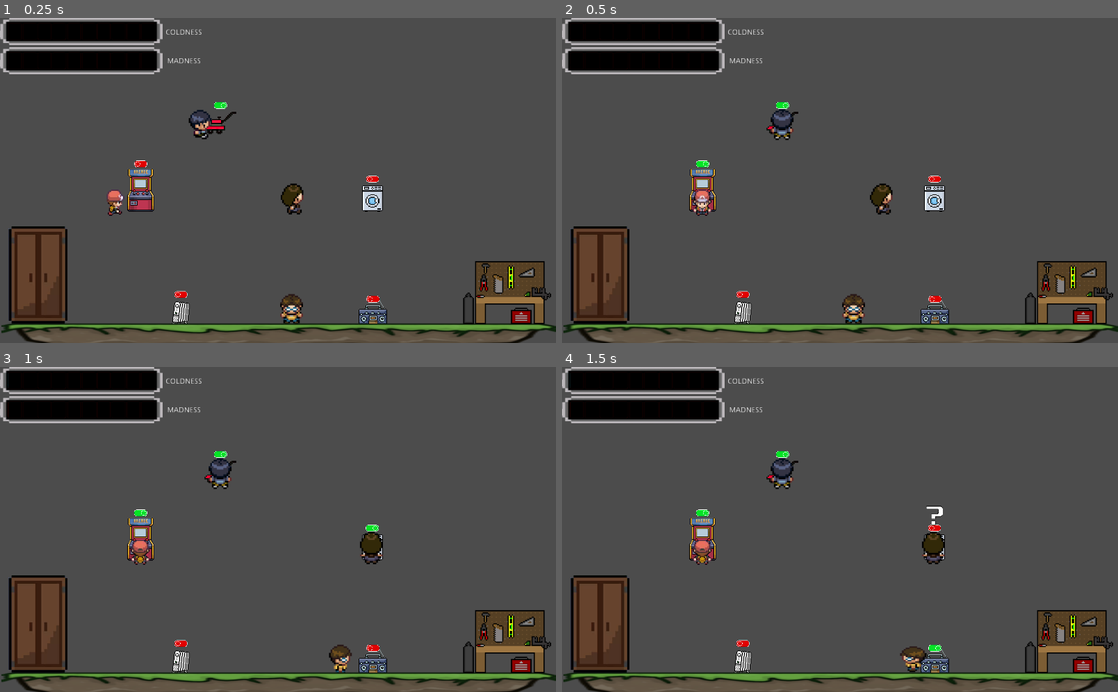
Above: before the commit, frames 1-4 (two rows, left to right).
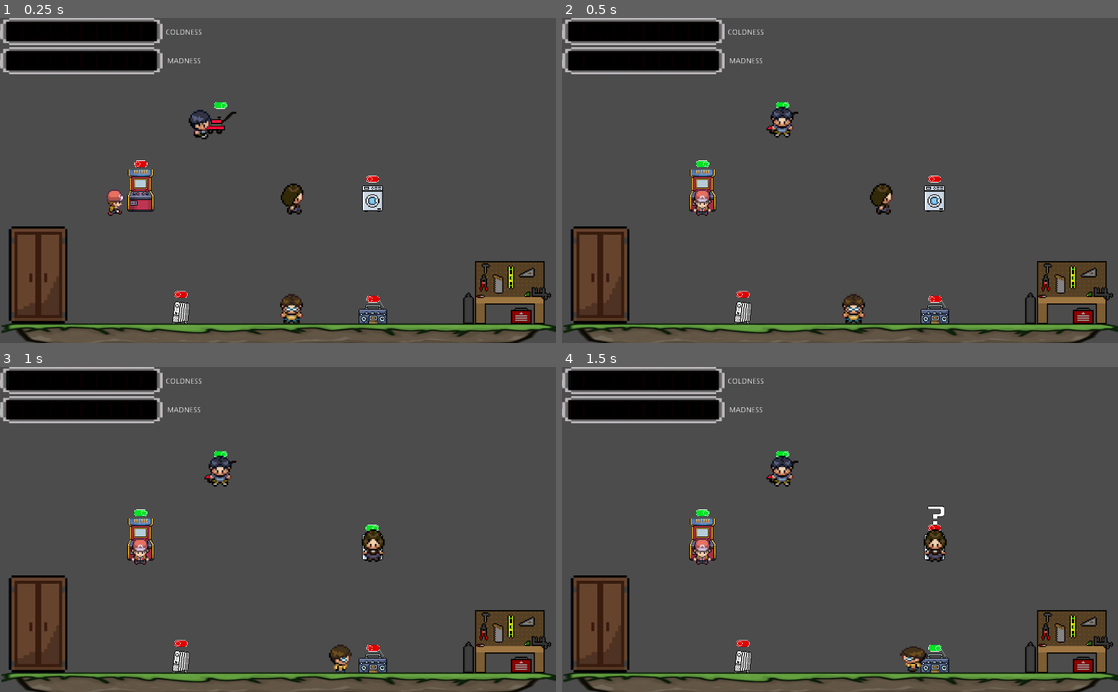
Above: after the commit, the same moments.

Repository: Gaspary23/Sombras_da_Familia
Game: Godot game, scene res://Game/Game.tscn
Same seed, same stepped clock (60 frames per second), same inputs: the game is played once before the commit and once after it. Video files are missing from this copy of the repository; at most half a second of black plays in their place.
Inputs:
- Up to frame 1 (0.25 s): no input
- Up to frame 2 (0.5 s): no input
- Up to frame 3 (1 s): hold Right (right) from 0.53 s (still down); tap E (interact) at 0.6 s
- Up to frame 4 (1.5 s): release Right (right) at 1.28 s; hold Left (left) from 1.28 s (still down); tap E (interact) at 1.35 s

Frame 1 is identical in both runs. In frame 2, 0.3% of the frame differs, in the area x 37-42%, y 27-38%; in frame 3, 0.7%; in frame 4, 0.8%, in the area x 23-70%, y 27-61%.

Commit message:
new map

Diff:
--- a/NPC/NPC.gd
+++ b/NPC/NPC.gd
@@ -8,6 +8,7 @@
 onready var initial_pos = position
 onready var obj_pos: Vector2
 onready var target_pos: Vector2
+onready var stairs_pos: Vector2
 onready var suspicion_level = $Suspicion_Level
 onready var checking_level = $Checking_Level
 
@@ -27,7 +28,21 @@
 	match current_state:
 		State.checking: # Look for player
 			checking_level.value -= 0.5
+			target_pos = stairs_pos
+			print(stairs_pos)
+			if target_pos.x - position.x > 0:
+				motion.x = 1
+			elif target_pos.x - position.x < 0:
+				motion.x = -1
 
+			if (is_close_to_target()):
+				motion.x = 0
+				if (standBy):
+					current_state = State.waiting
+				else:
+					current_state = State.working
+			get_side_movement()
+			motion = move_and_slide(motion, Vector2.UP)
 			if (checking_level.value == 0):
 				current_state = State.working
 				# return to some pos
@@ -53,8 +68,6 @@
 			motion = move_and_slide(motion, Vector2.UP)
 
 		State.working: # Do work
-			sprite.stop()
-			sprite.play("back")
 			standBy = true
 
 			if (suspicion_level.value == 100):
@@ -90,7 +103,7 @@
 
 
 func is_close_to_target():
-	return (position.x < target_pos.x + 3 and position.x > target_pos.x - 3)
+	return (position.x < target_pos.x + 2 and position.x > target_pos.x - 2)
 
 
 func get_side_movement():
Binary file added: Items/Capture 2023-06-28 23_28_35.png
Not shown, added: Items/Capture 2023-06-28 23_28_35.png.import
